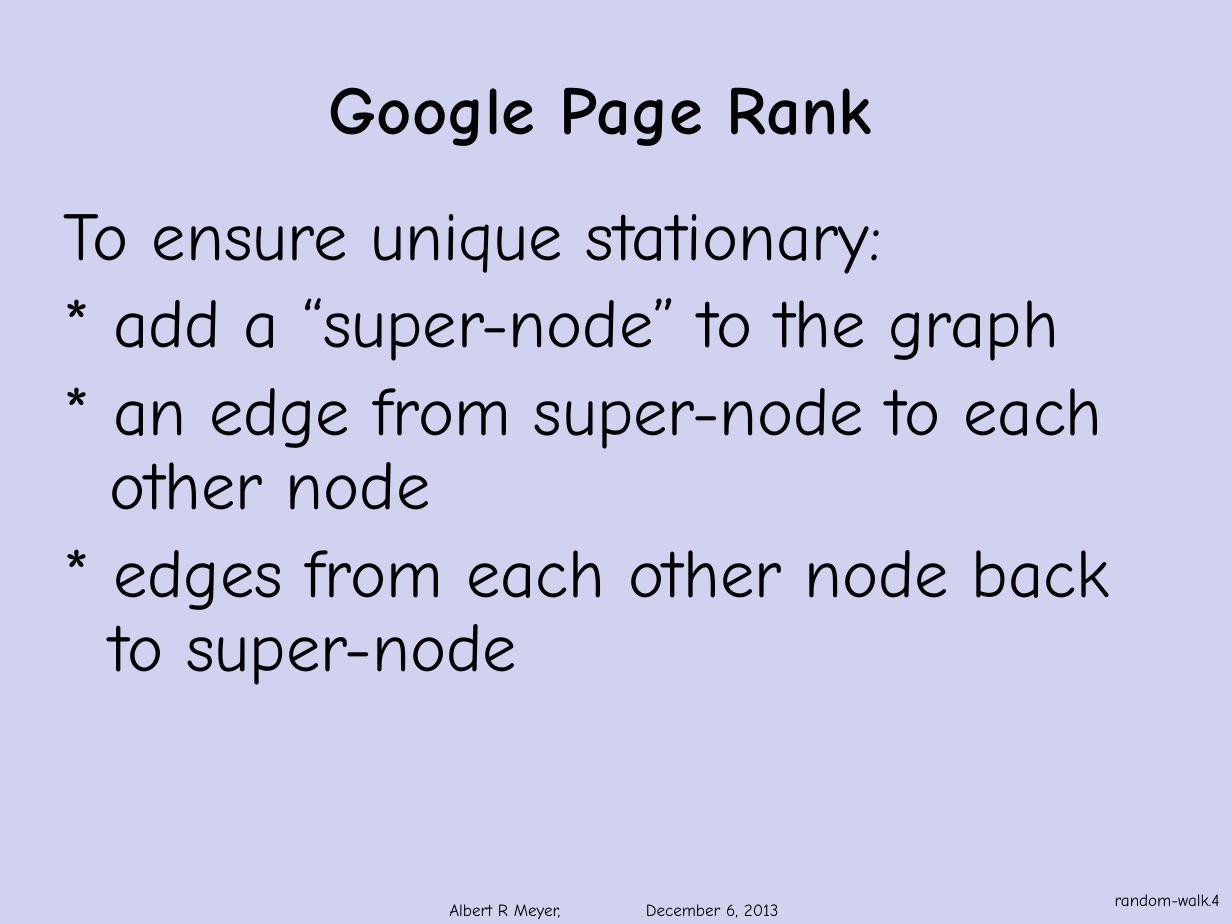
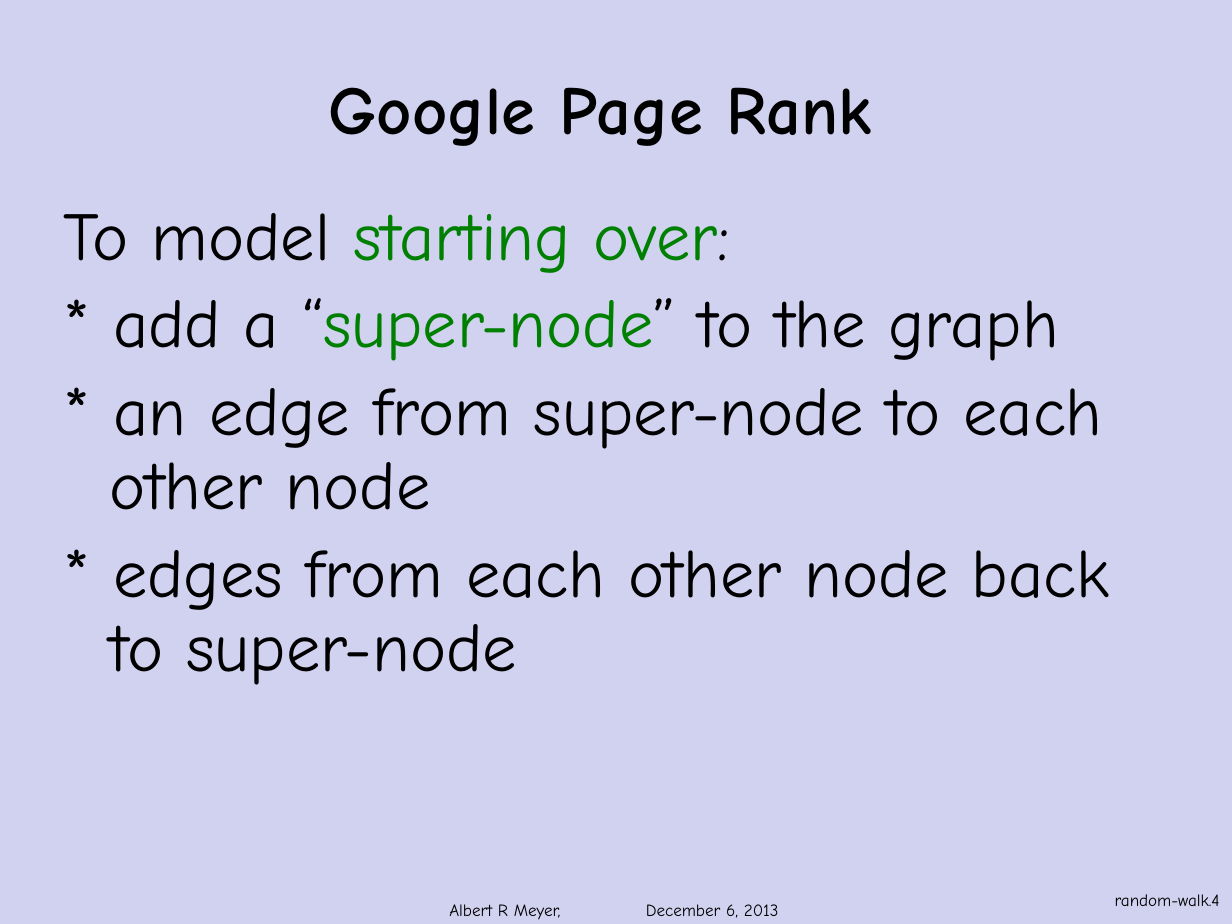
Before and after one commit to armeyer/mcs_web, a slide deck: slide 4 of fall13/slidesF13/page-rank.pptx. Drawn at 1232x924 pixels with LibreOffice and Linux fonts; fonts in the diff are those of the drawing; background and template pictures are left out. Boxes give left, top, right and bottom in pixels: in the first picture for what was removed or moved away, otherwise in the second. Text is boxed around its words. In the diff, an @@ line names an element or a change of style, - is before the commit and + after.

Commit message:
edit random-walks page-rank.pptx

```diff
--- a/fall13/slidesF13/page-rank.pptx
+++ b/fall13/slidesF13/page-rank.pptx
@@ text at [64,213,729,273]: text changed; text colour #000000 to #008000 @@
-To ensure unique stationary:
+To model starting over:
@@ text at [113,298,1059,361]: text colour #000000 to #008000 in "“super-node”" @@
```
Also in this commit, not shown: 4 other slides changed, 3 slides added, 1 other file.
